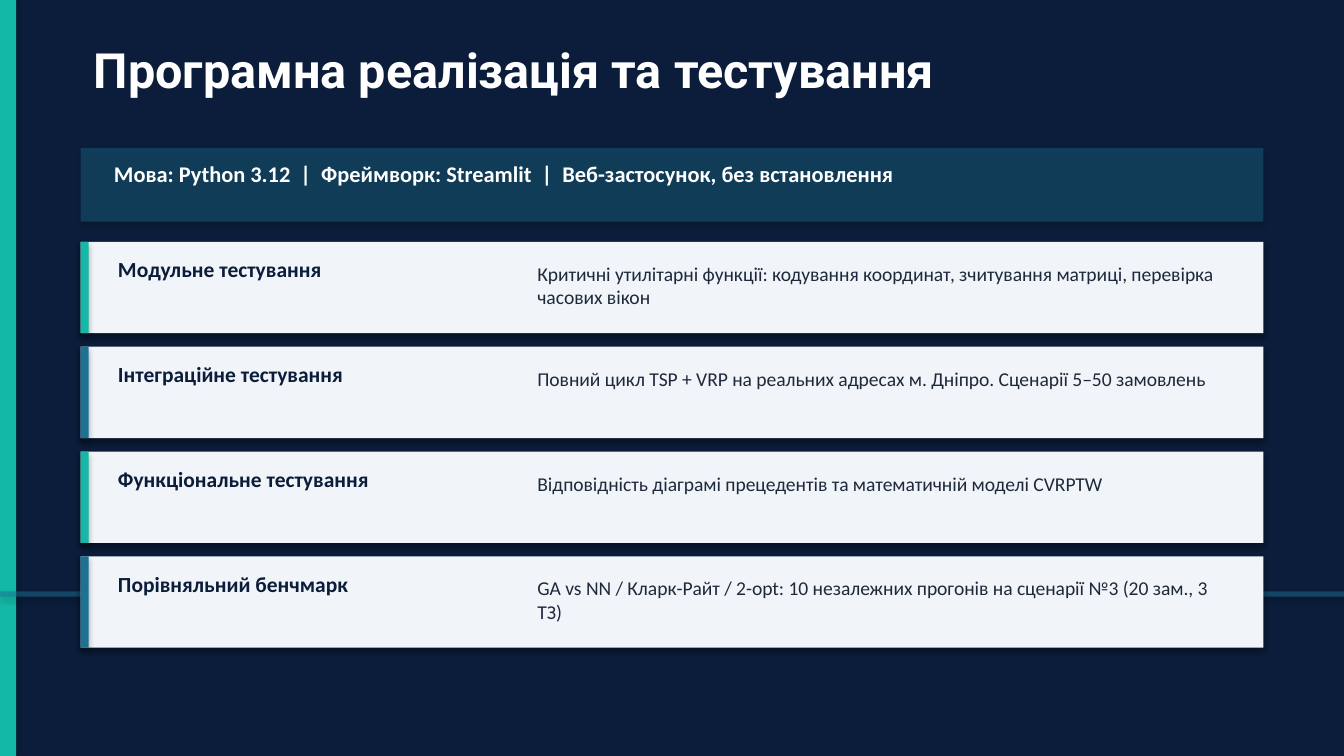
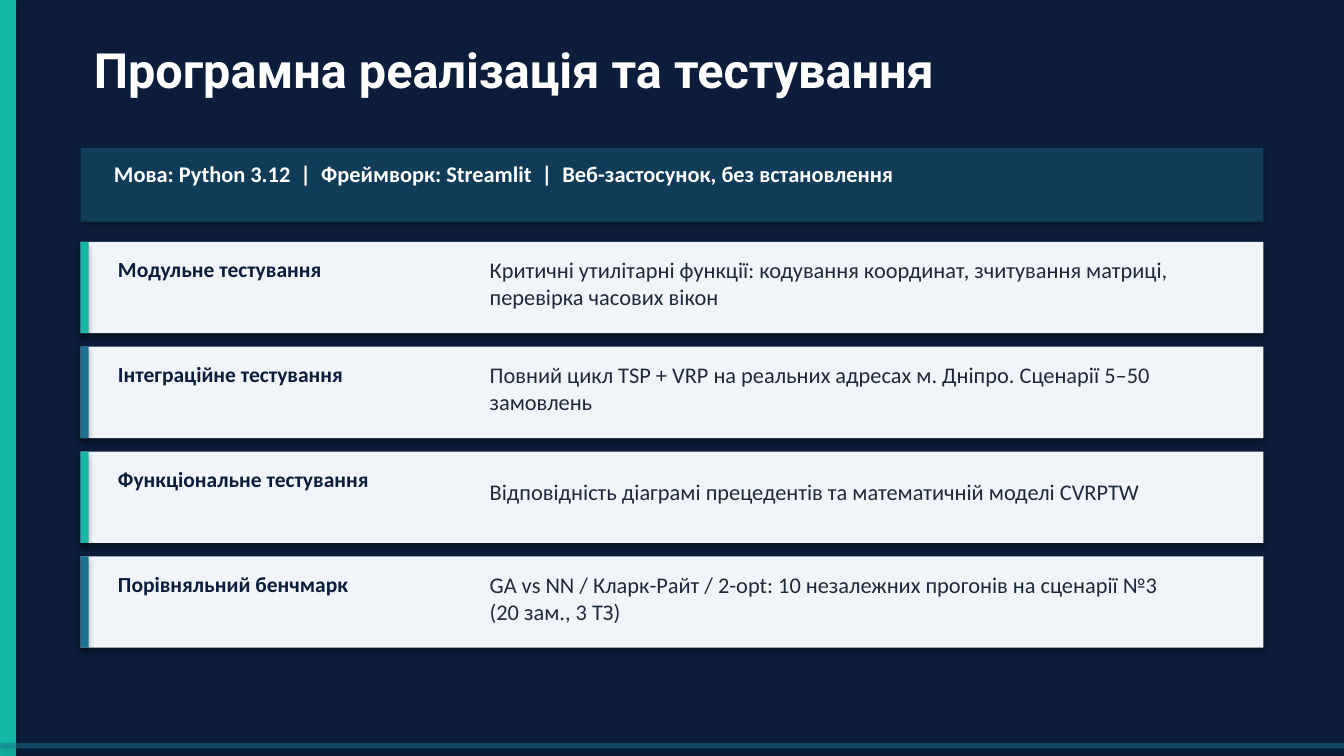
Before and after one commit to timurrte/DeliveryIQ, a slide deck: slide 17 of Звіт/Диплом/Презентація/Презентація_диплом_Ніколаєв.pptx. Drawn at 1344x756 pixels with LibreOffice and Linux fonts; fonts in the diff are those of the drawing. Boxes give left, top, right and bottom in pixels: in the first picture for what was removed or moved away, otherwise in the second. Text is boxed around its words. In the diff, an @@ line names an element or a change of style, - is before the commit and + after.

```diff
--- a/Звіт/Диплом/Презентація/Презентація_диплом_Ніколаєв.pptx
+++ b/Звіт/Диплом/Презентація/Презентація_диплом_Ніколаєв.pptx
@@ size 10.5 to 12 pt in 4 elements at [490,262,1167,309], [490,367,1149,410], [490,577,1157,623], [490,484,1139,504] @@
@@ text "Відповідність діаграмі прецедентів та математичній ...": place and size @@
-text "Відповідність діаграмі прецедентів та математичній ..." at [537,477,1102,495]
+text "Відповідність діаграмі прецедентів та математичній ..." at [490,484,1139,504]
@@ 3 texts: place and size @@
-3 texts at [537,267,1213,622]
+3 texts at [490,262,1167,623]
@@ rectangle: place and size @@
-rectangle at [0,591,1344,597]
+rectangle at [0,743,1344,749]
```
Also in this commit, not shown: 10 other slides changed, 1 other file.
